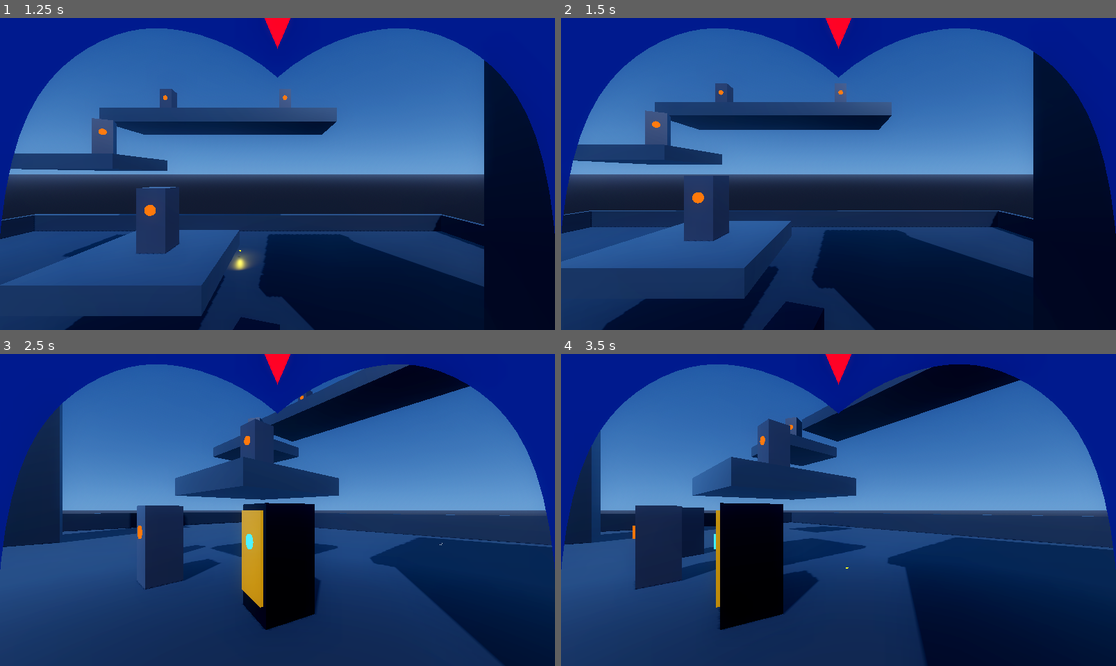
Above: before the commit, frames 1-4 (two rows, left to right).
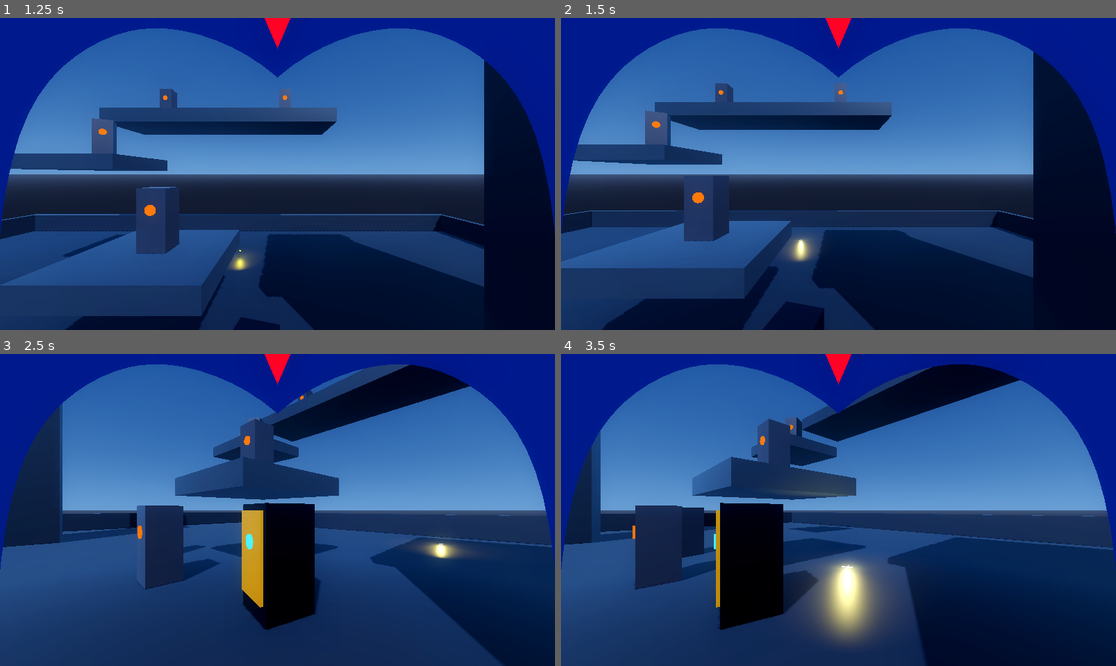
Above: after the commit, the same moments.

Repository: b6-stack/mega-man-x-remade
Game: Godot game, scene res://scenes/test_arena.tscn
The game is run twice, just before and just after one commit, with the same random seed, the same clock (stepped at 60 frames per second) and the same inputs.
Inputs (mouse positions are in pixels of both pictures, inside the frame that each line leads up to):
- Up to frame 1 (1.25 s): tap Enter (ui_accept) at 0.5, 0.77, 1.07 s; move the mouse to (399, 158) at 0.52 s; hold D from 0.53 s (still down); hold Space from 0.53 s (still down); click (399, 158) at 0.67 s
- Up to frame 2 (1.5 s): release D at 1.25 s; release Space at 1.25 s; drag from (727, 189) to (810, 236) at 1.27 s
- Up to frame 3 (2.5 s): move the mouse to (333, 441) at 2.02 s; hold D from 2.03 s (still down); hold Q from 2.03 s (still down)
- Up to frame 4 (3.5 s): release D at 2.75 s; release Q at 2.75 s; drag from (810, 572) to (672, 463) at 2.77 s

Frame 1 is identical in both runs. In frame 2, 0.5% of the frame differs, in the area x 39-47%, y 69-79%; in frame 3, 0.5%; in frame 4, 4.5%, in the area x 39-62%, y 41-94%.

Commit message:
fix(combat): raycast exact outer-surface hit position so effects spawn outside the mesh

Diff:
--- a/scripts/buster_shot.gd
+++ b/scripts/buster_shot.gd
@@ -16,8 +16,10 @@
 @onready var particles: GPUParticles3D = $TrailParticles
 
 var _lifetime: float = 3.0
+var _prev_global_pos: Vector3 = Vector3.ZERO
 
 func _ready() -> void:
+	_prev_global_pos = global_position
 	body_entered.connect(_on_body_entered)
 	area_entered.connect(_on_area_entered)
 	_update_shot_properties()
@@ -156,21 +158,53 @@
 const DEFLECT_SPARKS_SCENE: PackedScene = preload("res://scenes/effects/deflect_sparks.tscn")
 
 func _physics_process(delta: float) -> void:
-	global_position += -global_transform.basis.z * speed * delta
+	var move_step: Vector3 = -global_transform.basis.z * speed * delta
+	var next_pos: Vector3 = global_position + move_step
+
+	# Raycast forward from current position along the step to hit the exact outer mesh surface
+	var space_state := get_world_3d().direct_space_state
+	if space_state:
+		var query := PhysicsRayQueryParameters3D.create(global_position, next_pos + move_step * 0.15)
+		query.exclude = [self]
+		query.collision_mask = collision_mask
+		var result := space_state.intersect_ray(query)
+		if not result.is_empty() and result.collider:
+			var hit_collider: Node3D = result.collider as Node3D
+			var hit_pos: Vector3 = result.position + result.normal * 0.08
+			var hit_normal: Vector3 = result.normal
+			_process_impact(hit_collider, hit_pos, hit_normal)
+			return
+
+	_prev_global_pos = global_position
+	global_position = next_pos
 
 	_lifetime -= delta
 	if _lifetime <= 0.0:
 		queue_free()
 
 func _on_body_entered(body: Node3D) -> void:
-	_handle_hit(body)
+	_handle_hit_fallback(body)
 
 func _on_area_entered(area: Area3D) -> void:
-	_handle_hit(area)
-
-func _handle_hit(target: Node3D) -> void:
-	var hit_pos: Vector3 = global_position
+	_handle_hit_fallback(area)
+
+func _handle_hit_fallback(target: Node3D) -> void:
 	var hit_normal: Vector3 = global_transform.basis.z
+	var hit_pos: Vector3 = _prev_global_pos + hit_normal * 0.08
+
+	var space_state := get_world_3d().direct_space_state
+	if space_state:
+		var query := PhysicsRayQueryParameters3D.create(_prev_global_pos, global_position + -global_transform.basis.z * 0.5)
+		query.exclude = [self]
+		query.collision_mask = collision_mask
+		var result := space_state.intersect_ray(query)
+		if not result.is_empty():
+			hit_pos = result.position + result.normal * 0.08
+			hit_normal = result.normal
+
+	_process_impact(target, hit_pos, hit_normal)
+
+func _process_impact(target: Node3D, hit_pos: Vector3, hit_normal: Vector3) -> void:
 	var damage_dealt := false
 
 	var damage_target: Node = target
